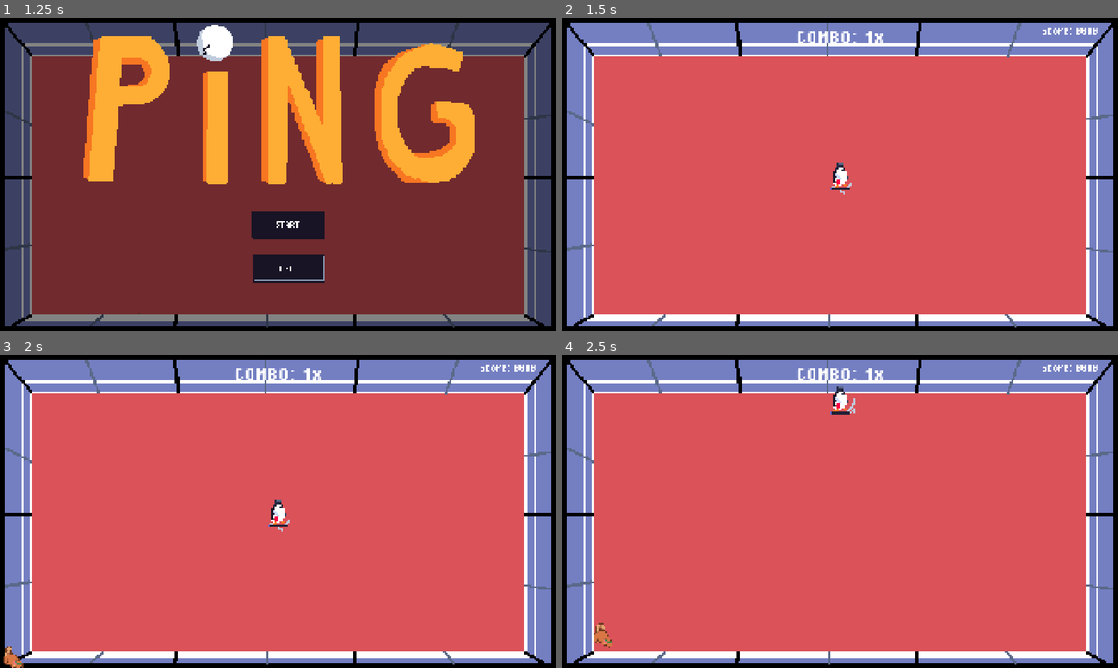
Above: before the commit, frames 1-4 (two rows, left to right).
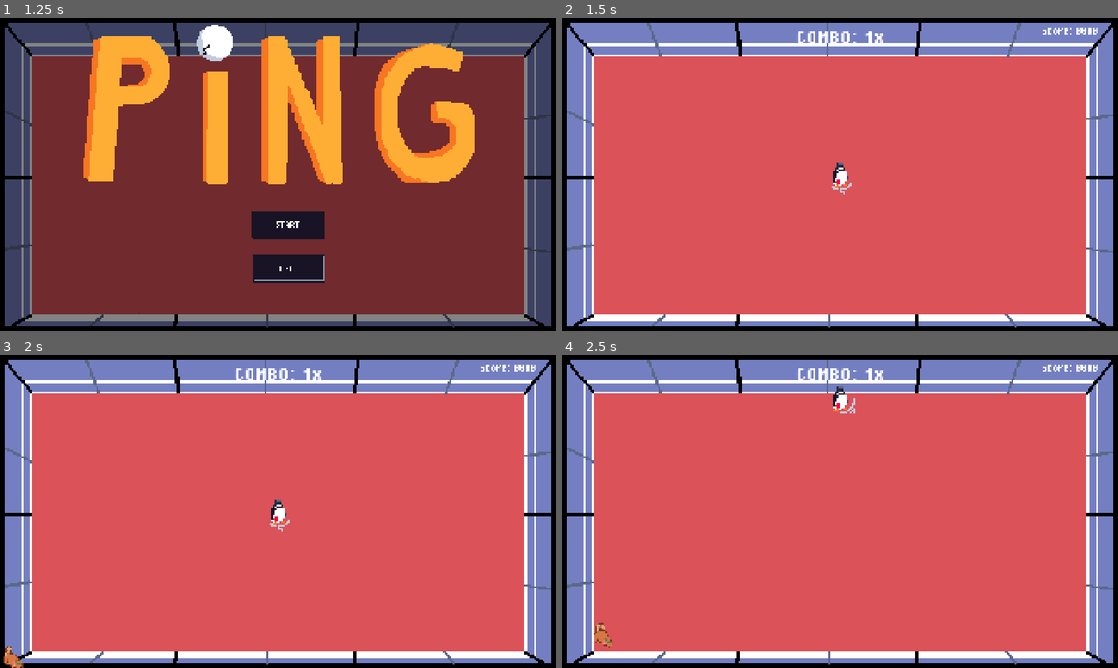
Above: after the commit, the same moments.

Repository: NicholasNg380/PING
Game: Godot game, scene res://scenes/mainScenes/start_screen.tscn
Two runs of this game, one before a commit and one after it. Both use one fixed random seed, a clock stepped at 60 frames per second and the inputs below. The engine's default icon, where the game draws it, is replaced by a stand-in: a white triangle on a blue panel in a dark square.
Inputs (mouse positions are in pixels of both pictures, inside the frame that each line leads up to):
- Up to frame 1 (1.25 s): tap Enter at 0.5 s; move the mouse to (250, 237) at 0.52 s; hold W (up) from 0.53 s (still down); tap Space (hit) at 0.6 s
- Up to frame 2 (1.5 s): release W (up) at 1.25 s; click (851, 224) at 1.25 s
- Up to frame 3 (2 s): no input
- Up to frame 4 (2.5 s): move the mouse to (1006, 558) at 2.02 s; hold W (up) from 2.03 s (still down); tap Shift (shift) at 2.1 s

Frame 1 is identical in both runs. In frame 2, less than 0.1% of the frame differs, in the area x 48-52%, y 48-55%; in frame 3, less than 0.1%; in frame 4, less than 0.1%, in the area x 48-52%, y 12-20%.
Error before the commit: Parse Error: Used space character for indentation instead of tab as used before in the file. (res://scripts/playerScripts/ball.gd:36)

Commit message:
fixed thin

Diff:
--- a/scripts/playerScripts/ball.gd
+++ b/scripts/playerScripts/ball.gd
@@ -34,7 +34,7 @@
 
 func _ready() -> void:
 	player.update_stats.connect(_on_update_stats)
-    	catch_cooldown_bar.visible = false
+	catch_cooldown_bar.visible = false
 	SPEED = player.ball_speed
 	SPEED_MULTIPLIER = player.ball_speed_multi
 	RETURN_SPEED = player.ball_return_speed
